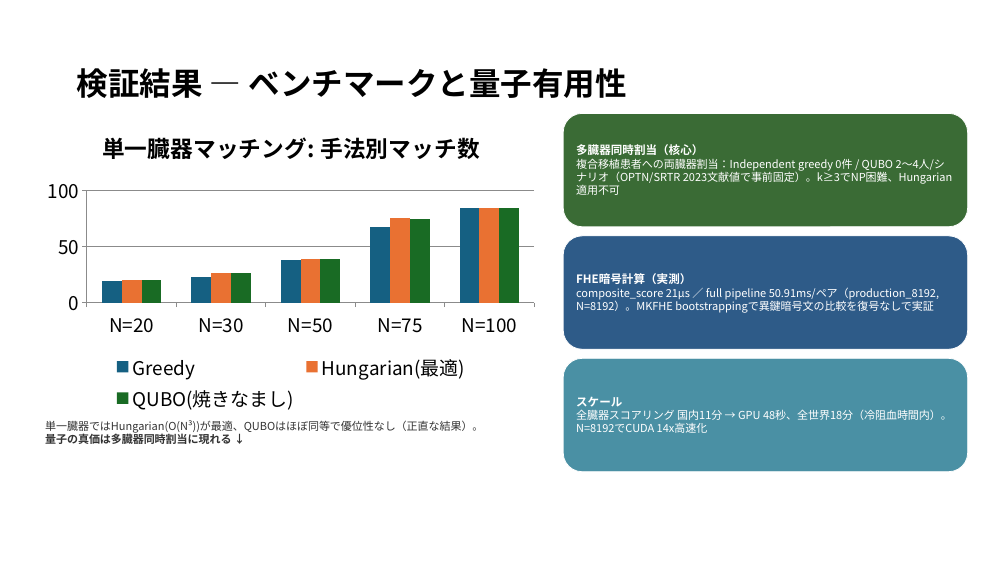
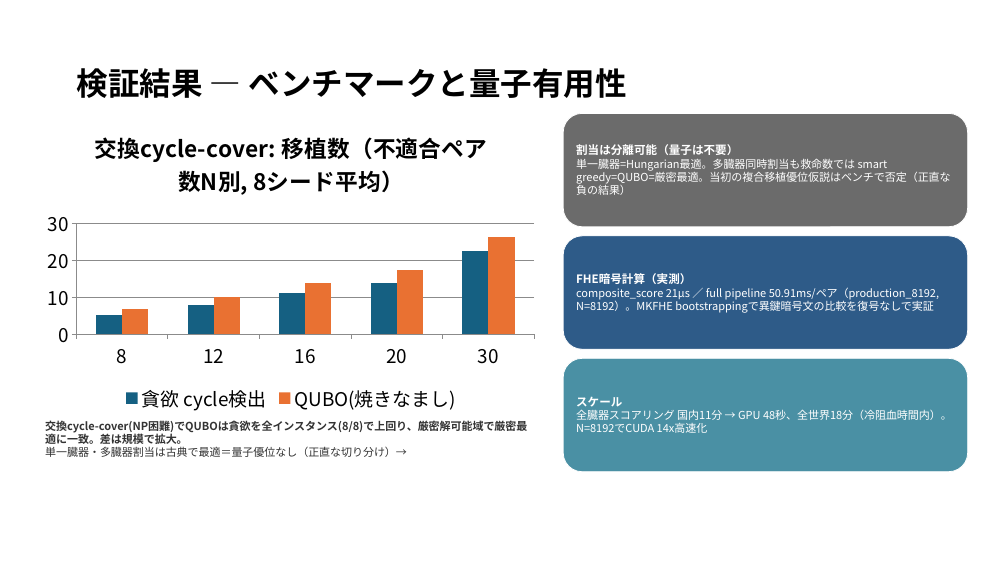
Before and after one commit to Ryujiyasu/niobi, a slide deck: slide 9 of docs/submission/summary_official.pptx. Drawn at 1008x567 pixels with LibreOffice and Linux fonts; fonts in the diff are those of the drawing. Boxes give left, top, right and bottom in pixels: in the first picture for what was removed or moved away, otherwise in the second. Text is boxed around its words. In the diff, an @@ line names an element or a change of style, - is before the commit and + after.

Commit message:
feat: 交換cycle-coverを量子有用性の主軸に据え直し＋提出物の匿名化
量子有用性の論証を実証ベースで再構築（Option B: 交換=量子軸, 多臓器=応用層）:
- 多臓器の救命数割当は分離可能（smart greedy = QUBO = 厳密最適）→ 量子優位なし（正直な負の結果）
- mRMR特徴選択QUBOは古典ベースラインに劣る（原因回収0-25% vs 38-75%）
- 交換cycle-cover（最大重み頂点素サイクル被覆）は真にNP困難:
  QUBOが貪欲に8/8勝・厳密最適に一致、差は規模で拡大（N=8 +1.5 → N=30 +3.8移植）

コード:
- exchange_chain.rs: enumerate_cycles / build・solve_cycle_cover_qubo / exact_cover /
  greedy_cover / generate_exchange_pool ＋ テスト3件（全53テスト通過）
- multi_organ.rs: 救命数メトリクス＋all-or-nothing QUBO＋分離可能性の検証関数
- 新ベンチ: exchange_qubo_bench, lives_saved_bench

報告書・概要版:
- report_draft.md §1/§2.2/§2.3/§4.2/§5.2/§6.1/§6.5 を書き換え。差別化を
  「問題の新しさ」ではなく「プライバシー保護下での最適化」に（先行研究: 量子のみ or
  プライバシーのみ、Niobiは両立）
- 概要版スライド更新（ベンチチャートを交換greedy-vs-QUBOに差し替え）
- official成果物を再生成、文書プロパティ作成者を空欄化、表紙の氏名は保持（規定OK）、
  本文・概要版は匿名化
- 旧版 _final 成果物を archive/ に隔離（誤提出防止）

```diff
--- a/docs/submission/summary_official.pptx
+++ b/docs/submission/summary_official.pptx
@@ column chart at (x1=38, y1=113, x2=544, y2=416) @@
@@ title "単一臓器マッチング: 手法別マッチ数" to "交換cycle-cover: 移植数（不適合ペア数N別, 8シード平均）" @@
-categories: N=20, N=30, N=50, N=75, N=100
+categories: 8, 12, 16, 20, 30
-Greedy: 19, 23, 38, 67, 84
+貪欲 cycle検出: 5.2, 7.8, 11.2, 13.8, 22.5
-Hungarian(最適): 20, 26, 39, 75, 84
+QUBO(焼きなまし): 6.8, 10, 13.9, 17.4, 26.2
-QUBO(焼きなまし): 20, 26, 39, 74, 84
@@ rounded rectangle "割当は分離可能（量子は不要）" at (x1=563, y1=113, x2=968, y2=227): fill #3A6B35 to #6B6B6B @@
@@ text in rounded rectangle at (x1=576, y1=144, x2=950, y2=195): text changed @@
-多臓器同時割当（核心）
-複合移植患者への両臓器割当：Independent greedy 0件 / QUBO 2〜4人/シナリオ（OPTN/SRTR 2023文献値で事前固定）。k≥3でNP困難、Hungarian適用不可
+割当は分離可能（量子は不要）
+単一臓器=Hungarian最適。多臓器同時割当も救命数では smart greedy=QUBO=厳密最適。当初の複合移植優位仮説はベンチで否定（正直な負の結果）
@@ text at (x1=45, y1=420, x2=527, y2=457): text changed; bold on @@
-単一臓器ではHungarian(O(N³))が最適、QUBOはほぼ同等で優位性なし（正直な結果）。
-量子の真価は多臓器同時割当に現れる ↓
+交換cycle-cover(NP困難)でQUBOは貪欲を全インスタンス(8/8)で上回り、厳密解可能域で厳密最適に一致。差は規模で拡大。
+単一臓器・多臓器割当は古典で最適＝量子優位なし（正直な切り分け）→
```
Also in this commit, not shown: 8 other slides changed, 15 other files.
